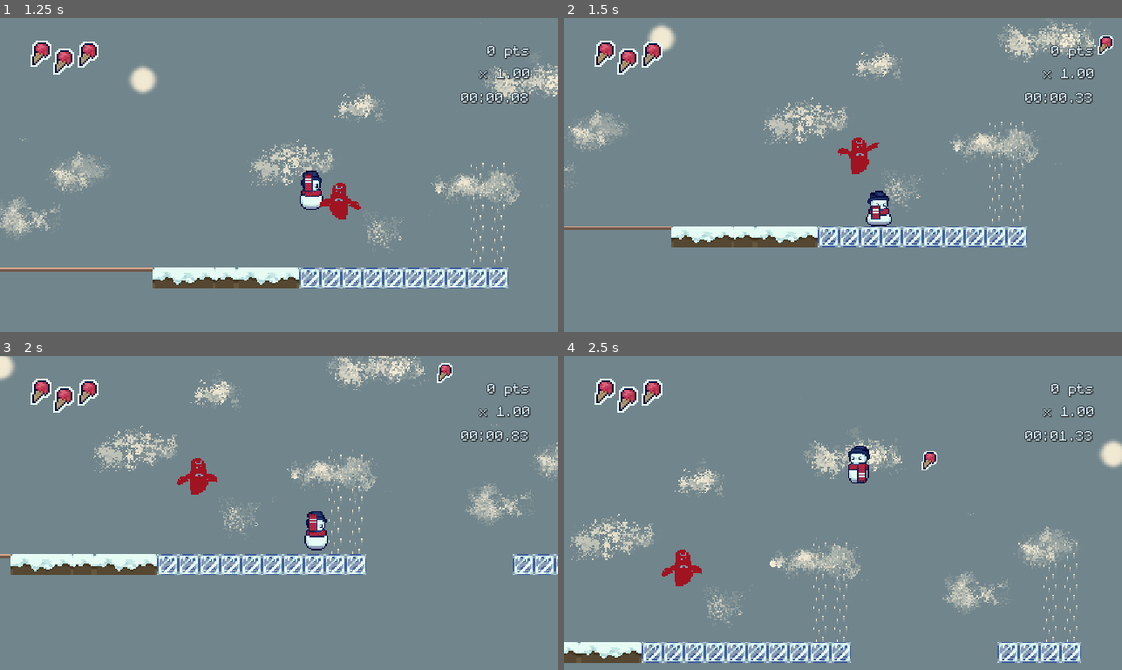
Above: before the commit, frames 1-4 (two rows, left to right).
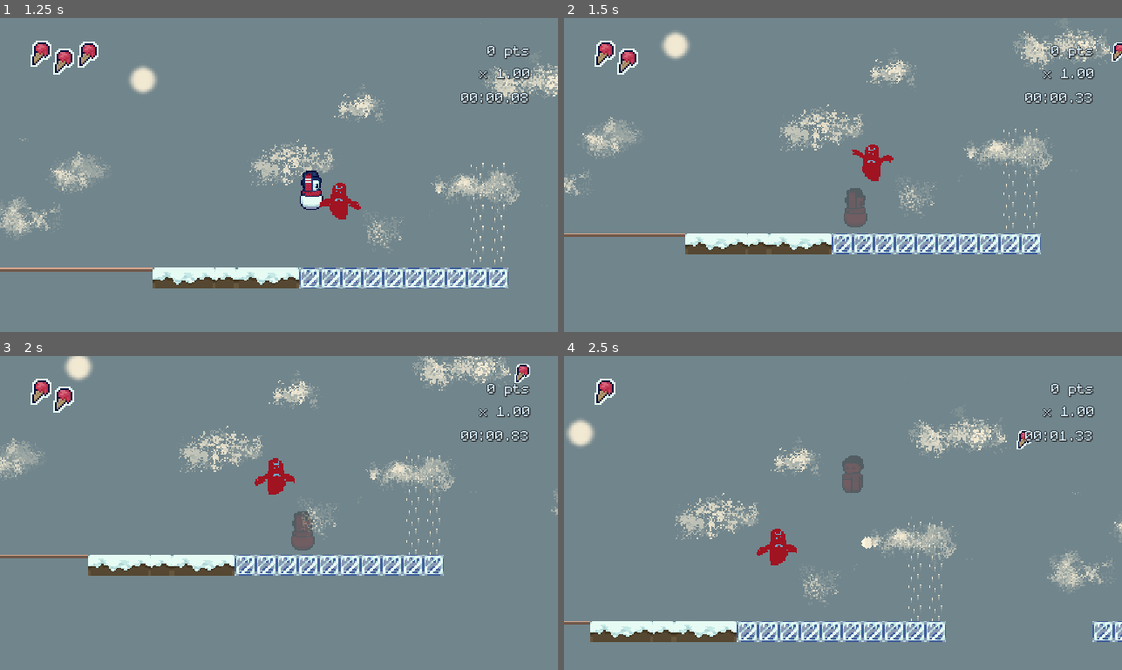
Above: after the commit, the same moments.

Repository: streebree/slickmode
Game: Godot game, scene res://scenes/areas/area2.tscn
Two runs of this game, one before a commit and one after it. Both use one fixed random seed, a clock stepped at 60 frames per second and the inputs below.
Inputs (mouse positions are in pixels of both pictures, inside the frame that each line leads up to):
- Up to frame 1 (1.25 s): tap Enter (start) at 0.5 s; move the mouse to (401, 159) at 0.52 s; hold Right (ui_right) from 0.53 s (still down); hold Space (ui_accept) from 0.53 s (still down); click (401, 159) at 0.67 s
- Up to frame 2 (1.5 s): keep holding Right (ui_right); move the mouse to (731, 190) at 1.27 s; release Space (ui_accept) at 1.28 s; tap Shift (run) at 1.35 s
- Up to frame 3 (2 s): keep holding Right (ui_right); tap Space (ui_accept) at 1.52, 1.55, 1.82 s
- Up to frame 4 (2.5 s): move the mouse to (898, 443) at 2.02 s; release Right (ui_right) at 2.03 s; hold Left (ui_left) from 2.03 s (still down); hold Space (ui_accept) from 2.03 s (still down); tap Enter (start) at 2.1 s

Frame 1 is identical in both runs. In frame 2, 13% of the frame differs, in the area x 0-100%, y 1-76%; in frame 3, 14%; in frame 4, 19%, in the area x 0-100%, y 7-98%.

Commit message:
fix bouncing off a snowball while gliding

Diff:
--- a/slick-game/project.godot
+++ b/slick-game/project.godot
@@ -88,6 +88,13 @@
 , Object(InputEventJoypadButton,"resource_local_to_scene":false,"resource_name":"","device":-1,"button_index":6,"pressure":0.0,"pressed":true,"script":null)
 ]
 }
+double_jump={
+"deadzone": 0.2,
+"events": [Object(InputEventKey,"resource_local_to_scene":false,"resource_name":"","device":-1,"window_id":0,"alt_pressed":false,"shift_pressed":false,"ctrl_pressed":false,"meta_pressed":false,"pressed":false,"keycode":0,"physical_keycode":90,"key_label":0,"unicode":122,"location":0,"echo":false,"script":null)
+, Object(InputEventKey,"resource_local_to_scene":false,"resource_name":"","device":-1,"window_id":0,"alt_pressed":false,"shift_pressed":false,"ctrl_pressed":false,"meta_pressed":false,"pressed":false,"keycode":0,"physical_keycode":77,"key_label":0,"unicode":109,"location":0,"echo":false,"script":null)
+, Object(InputEventJoypadButton,"resource_local_to_scene":false,"resource_name":"","device":-1,"button_index":10,"pressure":0.0,"pressed":true,"script":null)
+]
+}
 
 [layer_names]
 
--- a/slick-game/scenes/snowball.tscn
+++ b/slick-game/scenes/snowball.tscn
@@ -42,8 +42,9 @@
 size = Vector2(3, 2)
 
 [node name="CharacterBody2D" type="CharacterBody2D" unique_id=458650786]
+scale = Vector2(1.6799996, 1.6799996)
 collision_layer = 96
-collision_mask = 16
+collision_mask = 112
 script = ExtResource("1_xsgkx")
 
 [node name="CollisionShape2D" type="CollisionShape2D" parent="." unique_id=104284051]
--- a/slick-game/scenes/snowman.gd
+++ b/slick-game/scenes/snowman.gd
@@ -56,6 +56,8 @@
 var double_jump_length = 1.0
 
 var in_wind_count = 0
+
+var stomp_y = 0
 
 func _ready() -> void:
 	StateManager.listen("health_update", Callable(self, "on_health_update"))
@@ -158,9 +160,16 @@
 		if Input.is_action_pressed("ui_accept"):
 			if time_double_jumping > double_jump_length:
 				is_double_jumping = false
+				stomp_y = 0
 			else:
 				var distance = (time_double_jumping / double_jump_length) * 2 * absf(target_velocity)
 				velocity.y = move_toward(-target_velocity, target_velocity, distance)
+				# This stomp_y hack is a way to make the stomp bounce still work
+				# while you're hovering. The above line overwrites the normal stomp
+				# velocity, so add it in but quickly taper it back down.
+				if stomp_y != 0:
+					velocity.y += stomp_y
+					stomp_y /= 1.1
 
 		else:
 			is_double_jumping = false
@@ -382,7 +391,10 @@
 func on_spike_damage_enter(body: Node2D) -> void:
 	# It's difficult to get the enemy to not damage you while you're stomping it.
 	# Use this hack to check if you're falling down and if the enemy already is dead.
-	if ("is_dead" in body and not body.is_dead and velocity.y <= 0) or not "is_dead" in body:
+	if ("is_dead" in body and not body.is_dead) or not "is_dead" in body:
+	# If there are issues with the stomp collision after this change, consider changing
+	# it back to this:
+	#if ("is_dead" in body and not body.is_dead and velocity.y <= 0) or not "is_dead" in body:
 		delta_x_from_enemy_hit = body.position.x - position.x
 		if damage_cooldown <= 0:
 			#take_damage(delta_x_from_enemy_hit)
@@ -392,9 +404,12 @@
 	# if you're moving down, destroy the enemy.
 	if velocity.y > 0:
 		body.destroy()
+		has_double_jumped = false
 		if Input.is_action_pressed("ui_accept"):
+			stomp_y = JUMP_VELOCITY - 30
 			velocity.y = JUMP_VELOCITY - 30
 		else:
+			stomp_y = JUMP_VELOCITY / 2
 			velocity.y = JUMP_VELOCITY / 2
 
 
